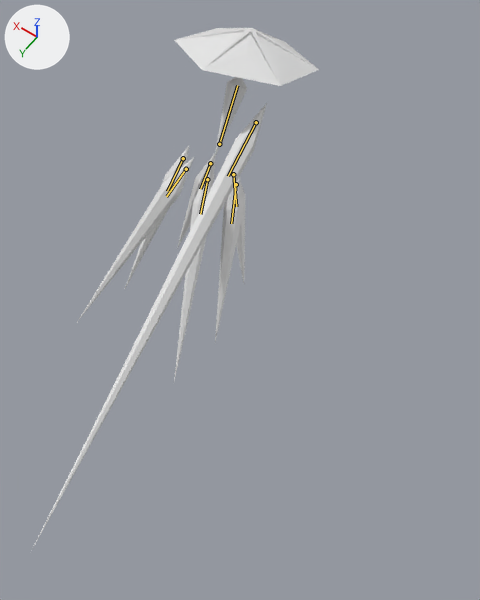
The glTF model glb_imports/Clarity.glb, before and after one commit.
Both versions are drawn from a camera (50 mm lens) standing at (-31.8, 39.8, 46.6) and looking at (-11.6, 11.6, 2.2). The lights are fixed; the arrows at upper left show +X, +Y and +Z. The older version comes first. Both versions are drawn at frame 11 of the action 'JumpShotToWalkLeft'; the numbers are the values there. The bones that change, and the others that lie on the model, are drawn over the model as lines.

The first picture shows 'Arm', 'BackLeft', 'BackRight', 'Center', 'FrontLeft', 'Hat', 'MiddleLeft', 'MiddleRight' and 1 more.
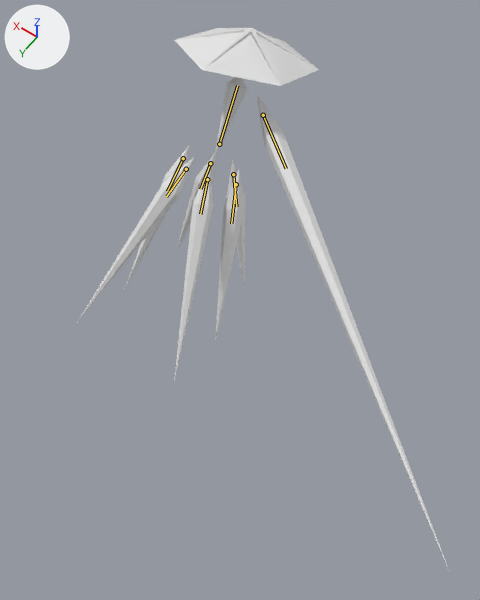
Boxes (x1, y1, x2, y2) around the edits, measured in the pictures (480 x 600 px):
'Arm', posed (18% narrower, 6% taller): before (34, 103, 267, 546); after (257, 96, 448, 567)
bone 'Arm', root to tip: before (256, 122) to (228, 176); after (263, 115) to (286, 168)

The change in detail:
Bone 'Arm' (bone_arm) moves from (-0.71, 0.47, -1.28) to (-0.09, 0.06, -0.35).
Bone 'Arm' (bone_arm) turns from (-43, 39, 19) to (-12, 13, 0) degrees about its own x, y and z.
